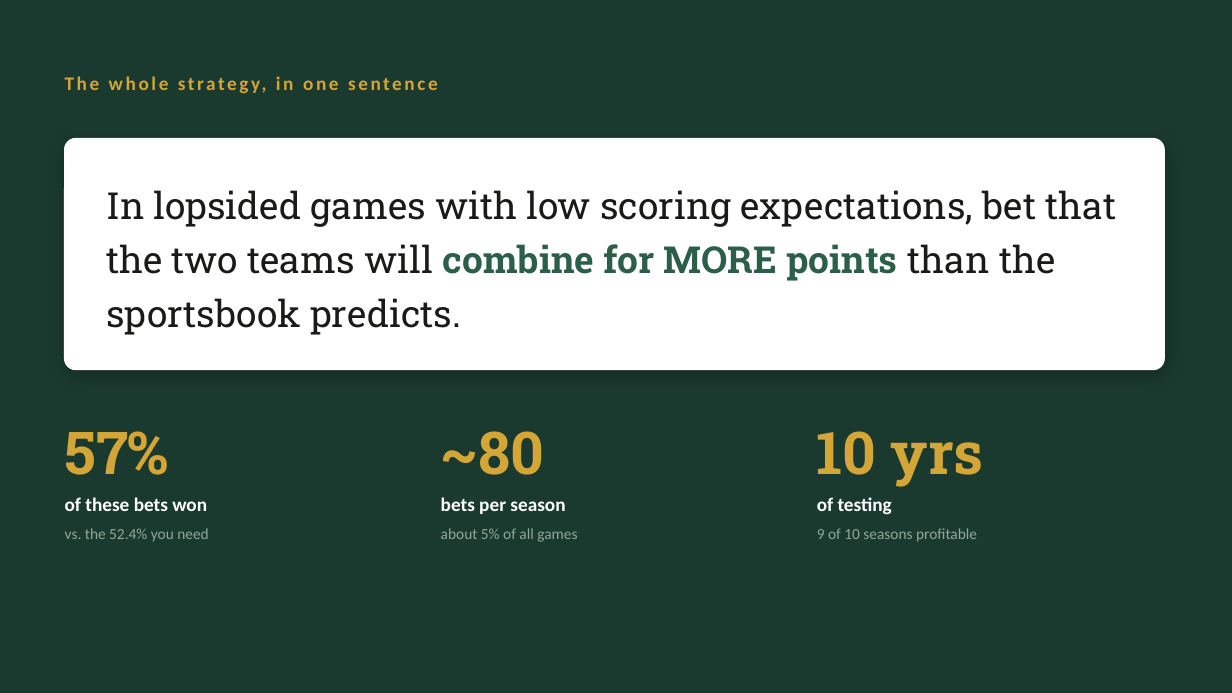
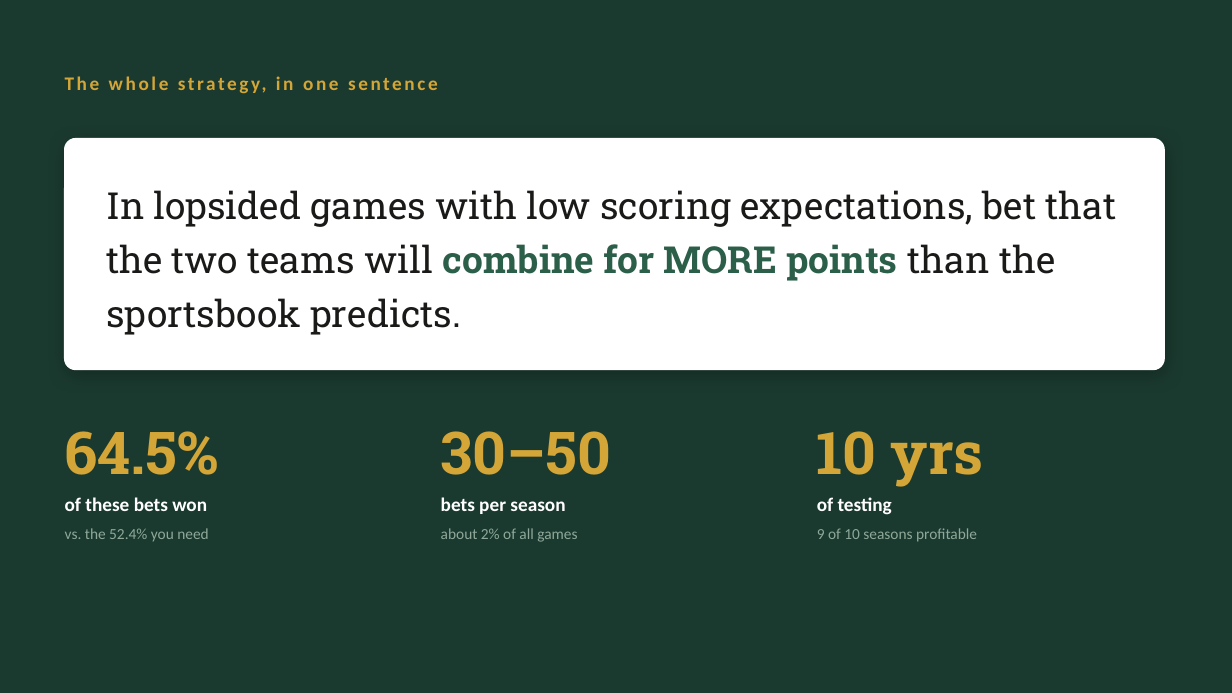
Before and after one commit to bmckelvey11/over-zero, a slide deck: slide 2 of docs/floor-bias-strategy.pptx. Drawn at 1232x693 pixels with LibreOffice and Linux fonts; fonts in the diff are those of the drawing. Boxes give left, top, right and bottom in pixels: in the first picture for what was removed or moved away, otherwise in the second. Text is boxed around its words. In the diff, an @@ line names an element or a change of style, - is before the commit and + after.

```diff
--- a/docs/floor-bias-strategy.pptx
+++ b/docs/floor-bias-strategy.pptx
@@ text at (65,431,219,475): text changed @@
-57%
+64.5%
@@ text at (441,431,611,475): text changed @@
-~80
+30–50
@@ text at (441,528,577,542): text changed @@
-about 5% of all games
+about 2% of all games
```
Also in this commit, not shown: 8 other slides changed, 2 other files.
